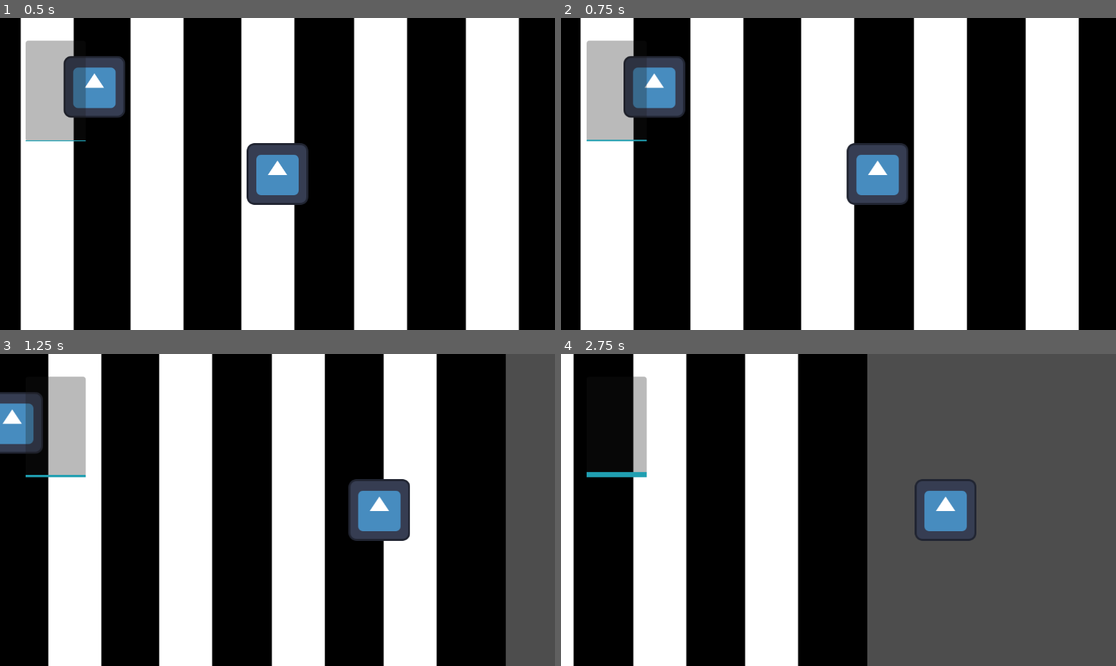
Above: before the commit, frames 1-4 (two rows, left to right).
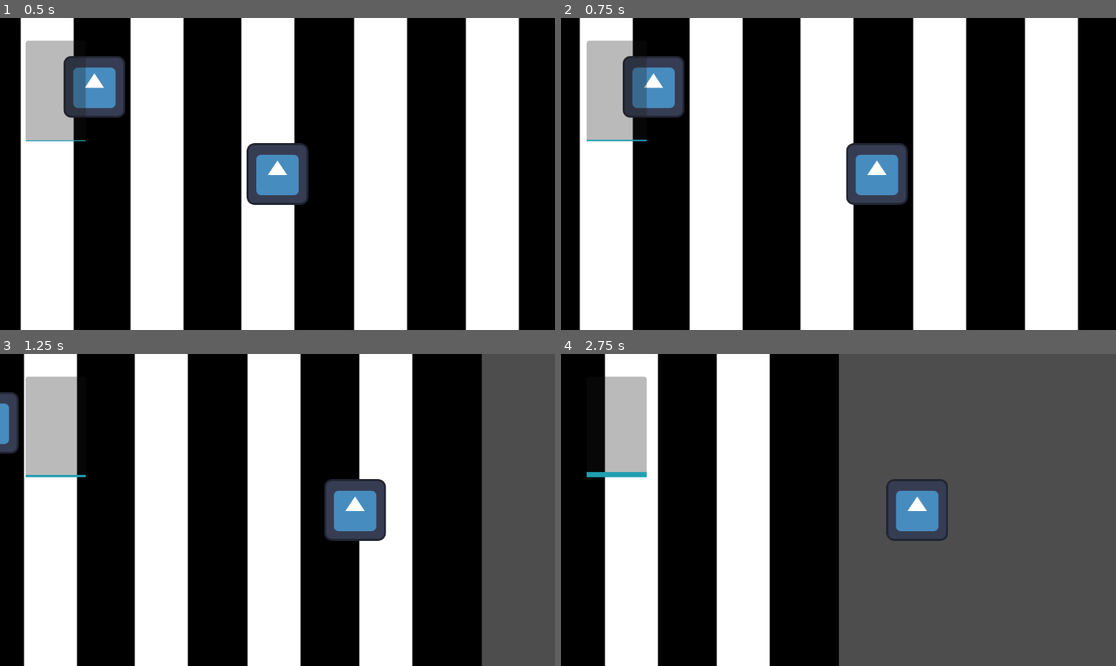
Above: after the commit, the same moments.

Repository: thisotherguyalso/KAILOG-Game
Game: Godot game, scene res://Scenes/streets.tscn
Same seed, same stepped clock (60 frames per second), same inputs: the game is played once before the commit and once after it. The engine's default icon, where the game draws it, is replaced by a stand-in: a white triangle on a blue panel in a dark square.
Inputs (mouse positions are in pixels of both pictures, inside the frame that each line leads up to):
- Up to frame 1 (0.5 s): no input
- Up to frame 2 (0.75 s): tap Enter at 0.5 s; move the mouse to (960, 158) at 0.52 s; hold Right (ui_right) from 0.53 s (still down); hold Shift (sprint) from 0.53 s (still down); click (960, 158) at 0.67 s
- Up to frame 3 (1.25 s): keep holding Right (ui_right); keep holding Shift (sprint)
- Up to frame 4 (2.75 s): release Right (ui_right) at 1.25 s; release Shift (sprint) at 1.25 s; drag from (727, 525) to (572, 422) at 1.27 s; move the mouse to (894, 441) at 2.02 s; hold Right (ui_right) from 2.03 s (still down); hold Shift (sprint) from 2.03 s (still down)

Frame 1 is identical in both runs. In frame 2, 3.4% of the frame differs, in the area x 3-94%, y 0-100%; in frame 3, 42%, in the area x 0-92%, y 0-100%; in frame 4, 30%.

Commit message:
adjusted camera smoothing

Diff:
--- a/kailog-demo/Scenes/player.tscn
+++ b/kailog-demo/Scenes/player.tscn
@@ -20,7 +20,6 @@
 
 [node name="Camera2D" type="Camera2D" parent="." unique_id=984114381]
 position_smoothing_enabled = true
-position_smoothing_speed = 3.0
 drag_horizontal_enabled = true
 drag_vertical_enabled = true
 drag_left_margin = 0.1
